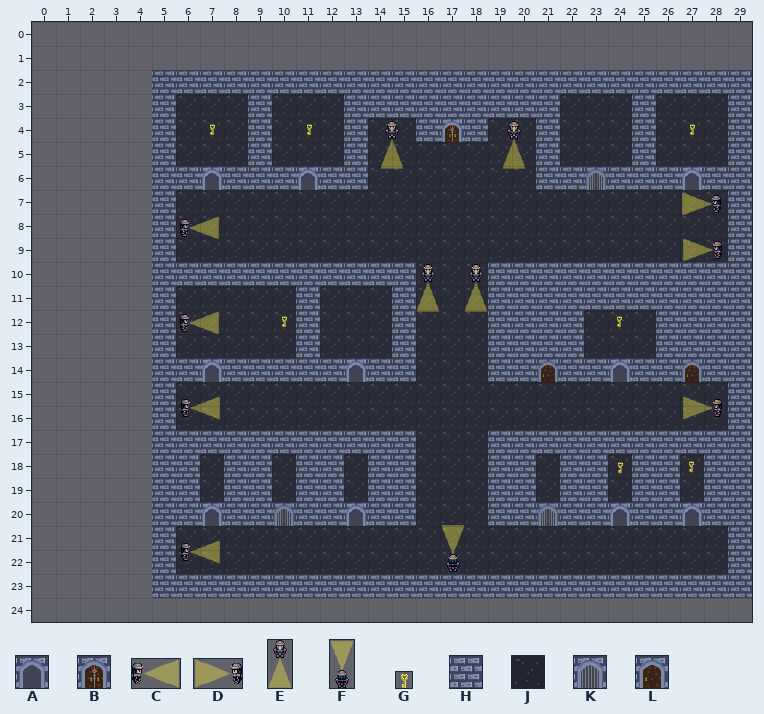
Tiled map (JSON), stored at JailBreak/assets/levels/Level2.json. Above is the file before it was changed.
Cells are 32x32 px. Shown: x 0..29, y 0..24. The old version is drawn lined up with the new one.
Key: from "door": A 0; from "exit_door": B 0; from "guardLeftRight": C 4, D 5; from "guardUpDown": E 1, F 4; from "key": G 0; from "tiles": H 0, J 1, K 2, L 3.
_ is an empty cell.
Objects are placed by their top-left corner, in cells (3,4 is the top-left corner of cell 3,4); size is 1x1 cell unless given.
Layer "GroundLayer" before, first column x 0:
 0 ______________________________
 1 ______________________________
 2 _____JJJJJJJJJJJJJJJJJJJJJJJJJ
 3 _____JJJJJJJJJJJJJJJJJJJJJJJJJ
 4 _____JJJJJJJJJJJJJJJJJJJJJJJJJ
 5 _____JJJJJJJJJJJJJJJJJJJJJJJJJ
 6 _____JJJJJJJJJJJJJJJJJJJJJJJJJ
 7 _____JJJJJJJJJJJJJJJJJJJJJJJJJ
 8 _____JJJJJJJJJJJJJJJJJJJJJJJJJ
 9 _____JJJJJJJJJJJJJJJJJJJJJJJJJ
10 _____JJJJJJJJJJJJJJJJJJJJJJJJJ
11 _____JJJJJJJJJJJJJJJJJJJJJJJJJ
12 _____JJJJJJJJJJJJJJJJJJJJJJJJJ
13 _____JJJJJJJJJJJJJJJJJJJJJJJJJ
14 _____JJJJJJJJJJJJJJJJJJJJJJJJJ
15 _____JJJJJJJJJJJJJJJJJJJJJJJJJ
16 _____JJJJJJJJJJJJJJJJJJJJJJJJJ
17 _____JJJJJJJJJJJJJJJJJJJJJJJJJ
18 _____JJJJJJJJJJJJJJJJJJJJJJJJJ
19 _____JJJJJJJJJJJJJJJJJJJJJJJJJ
20 _____JJJJJJJJJJJJJJJJJJJJJJJJJ
21 _____JJJJJJJJJJJJJJJJJJJJJJJJJ
22 _____JJJJJJJJJJJJJJJJJJJJJJJJJ
23 _____JJJJJJJJJJJJJJJJJJJJJJJJJ
24 ______________________________
Layer "WallLayer" before, first column x 0:
 0 ______________________________
 1 ______________________________
 2 _____HHHHHHHHHHHHHHHHHHHHHHHHH
 3 _____H___H___HHHHHHHHH___H___H
 4 _____H___H___H__H_H__H___H___H
 5 _____H___H___H_______H___H___H
 6 _____HH_HHH_HH_______HHKHHH_HH
 7 _____H_______________________H
 8 _____H_______________________H
 9 _____H_______________________H
10 _____HHHHHHHHHHH___HHHHHHHHHHH
11 _____H_____H___H___HHHHHHHHHHH
12 _____H_____H___H___HHHH___HHHH
13 _____H_____H___H___HHHH___HHHH
14 _____HH_HHHHH_HH___HHLHH_HHLHH
15 _____H_______________________H
16 _____H_______________________H
17 _____HHHHHHHHHHH___HHHHHHHHHHH
18 _____HH_HH_HH_HH___HH_HH_HH_HH
19 _____HH_HH_HH_HH___HH_HH_HH_HH
20 _____HH_HHKHH_HH___HHKHH_HH_HH
21 _____H_______________________H
22 _____H_______________________H
23 _____HHHHHHHHHHHHHHHHHHHHHHHHH
24 ______________________________
Objects on layer "KeyLayer" before:
G "key" at 27.2,4.2 size 0.5x0.5
G "key" at 7.3,4.2 size 0.5x0.5
G "key" at 11.3,4.2 size 0.5x0.5
G "key" at 24.2,12.2 size 0.5x0.5
G "key" at 10.2,12.2 size 0.5x0.5
G "key" at 27.2,18.3 size 0.5x0.5
G "key" at 24.2,18.3 size 0.5x0.5
Objects on layer "RightGuards" before:
C "rightGuard" at 6.2,8.1 size 1.7x1
C "rightGuard" at 6.2,12 size 1.7x1
C "rightGuard" at 6.2,15.6 size 1.7x1
C "rightGuard" at 6.2,21.6 size 1.7x1
Objects on layer "LeftGuards" before:
D "leftGuard" at 27.1,7.1 size 1.7x1
D "leftGuard" at 27.1,9 size 1.7x1
D "leftGuard" at 27.1,15.6 size 1.7x1
Objects on layer "UpGuards" before:
F "upGuard" at 17,20.9 size 1x2
Objects on layer "DownGuards" before:
E "downGuard" at 14.5,4.1 size 1x2
E "downGuard" at 19.6,4.1 size 1x2
E "downGuard" at 18,10.1 size 1x2
E "downGuard" at 16,10.1 size 1x2
Objects on layer "DoorLayer" before:
A "door" at 27,6
A "door" at 11,6
A "door" at 7,6
A "door" at 24,14
A "door" at 13,14
A "door" at 7,14
A "door" at 7,20
A "door" at 13,20
A "door" at 24,20
A "door" at 27,20
Objects on layer "ExitDoorLayer" before:
B "exitDoor" at 17,4
New version:
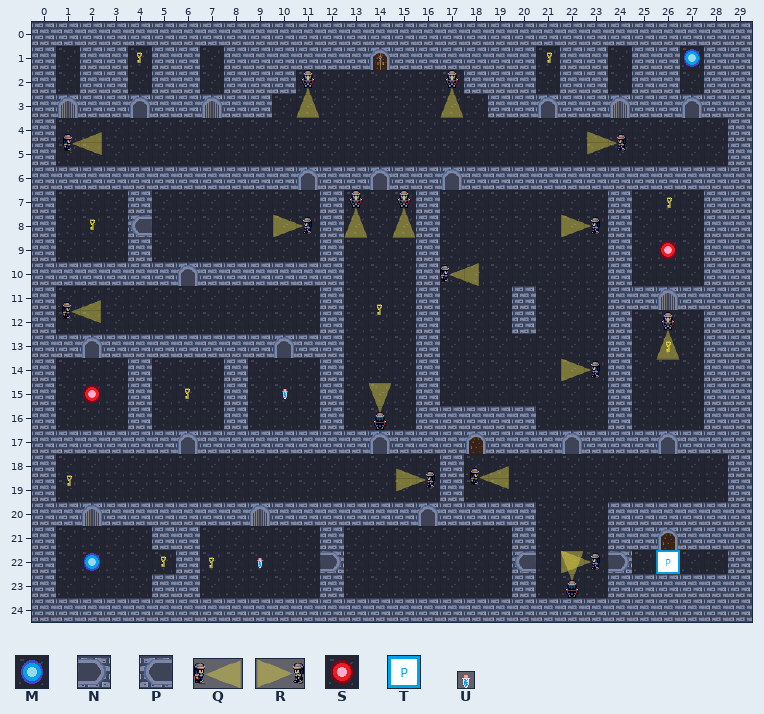
Further tiles: from "bluePortal": M 0; from "door2": N 0; from "door3": P 0; from "guardLeftRight": Q 2, R 3; from "redPortal": S 0; from "tiles": T 4; from "vial": U 0.
Diff:
map size 25x22 -> 30x25 cells (old content now starts at 5,2; both pictures use the new coordinates)
layer "GroundLayer" opacity 90% -> 100%
layer "WallLayer" opacity 90% -> 100%
Layer "GroundLayer":
y 1: x 1 _ -> J; x 4 _ -> J; x 7 _ -> J; x 14 _ -> J; x 21 _ -> J; x 24 _ -> J; x 27 _ -> J
y 2: x 1 _ -> J; x 4 _ -> J
y 3: x 4 _ -> J
y 4..5: x 1..4 ____ -> JJJJ
y 7: x 1..3 ___ -> JJJ
y 8: x 1..4 ____ -> JJJJ
y 9: x 1..3 ___ -> JJJ
y 11..12: x 1..4 ____ -> JJJJ
y 13: x 2 _ -> J
y 14..16: x 1..3 ___ -> JJJ
y 18..19: x 1..4 ____ -> JJJJ
y 21..23: x 1..4 ____ -> JJJJ
Layer "WallLayer":
y 0: x 0..29 ______________________________ -> HHHHHHHHHHHHHHHHHHHHHHHHHHHHHH
y 1: x 0 _ -> H; x 2..3 __ -> HH; x 5..6 __ -> HH; x 8..13 ______ -> HHHHHH; x 15..20 ______ -> HHHHHH; x 22..23 __ -> HH; x 25..26 __ -> HH; x 28..29 __ -> HH
y 2: x 0 _ -> H; x 2..3 __ -> HH; x 7 H -> _; x 11..17 HHHHHHH -> _______; x 21 H -> _; x 24 H -> _; x 27 H -> _
y 3: x 0..3 ____ -> HKHH; x 6..8 ___ -> HKH; x 13..18 HHHHHH -> ______; x 21..24 H___ -> _HHK; x 26 _ -> H; x 28 _ -> H
y 4: x 0 _ -> H; x 5 H -> _; x 9 H -> _; x 13 H -> _; x 16 H -> _; x 18 H -> _; x 21 H -> _; x 25 H -> _
y 5: x 0 _ -> H; x 5 H -> _; x 9 H -> _; x 13 H -> _; x 21 H -> _; x 25 H -> _
y 6: x 0..4 _____ -> HHHHH; x 7 _ -> H; x 15..16 __ -> HH; x 18..20 ___ -> HHH; x 23 K -> H; x 27 _ -> H
y 7: x 0 _ -> H; x 4..5 _H -> H_; x 12 _ -> H; x 16 _ -> H; x 24 _ -> H; x 28 _ -> H
y 8: x 0 _ -> H; x 5 H -> _; x 12 _ -> H; x 16 _ -> H; x 24 _ -> H; x 28 _ -> H
y 9: x 0 _ -> H; x 4..5 _H -> H_; x 12 _ -> H; x 16 _ -> H; x 24 _ -> H; x 28 _ -> H
y 10: x 0..4 _____ -> HHHHH; x 6 H -> _; x 13..16 HHH_ -> ___H; x 19..23 HHHHH -> _____; x 25..27 HHH -> ___
y 11: x 0 _ -> H; x 5 H -> _; x 11..12 H_ -> _H; x 15..16 H_ -> _H; x 19 H -> _; x 21..23 HHH -> ___; x 26 H -> K
y 12: x 0 _ -> H; x 5 H -> _; x 11..12 H_ -> _H; x 15..16 H_ -> _H; x 19 H -> _; x 21..22 HH -> __; x 24 _ -> H; x 26..27 HH -> __
y 13: x 0..1 __ -> HH; x 3..4 __ -> HH; x 6..9 ____ -> HHHH; x 12 _ -> H; x 15..16 H_ -> _H; x 19..22 HHHH -> ____; x 24 _ -> H; x 26..27 HH -> __
y 14: x 0 _ -> H; x 4..6 _HH -> H__; x 9..11 HHH -> ___; x 14..16 HH_ -> __H; x 19..27 HHLHH_HHL -> _____H___
y 15: x 0 _ -> H; x 4..5 _H -> H_; x 8 _ -> H; x 12 _ -> H; x 16 _ -> H; x 24 _ -> H; x 28 _ -> H
y 16: x 0 _ -> H; x 4..5 _H -> H_; x 8 _ -> H; x 12 _ -> H; x 16..20 _____ -> HHHHH; x 24 _ -> H; x 28 _ -> H
y 17: x 0..4 _____ -> HHHHH; x 6 H -> _; x 14 H -> _; x 16..18 ___ -> HHL; x 22 H -> _; x 26 H -> _
y 18..19: x 0 _ -> H; x 5..6 HH -> __; x 8..9 HH -> __; x 11..12 HH -> __; x 14..15 HH -> __; x 17 _ -> H; x 19..20 HH -> __; x 22..23 HH -> __; x 25..26 HH -> __; x 28 H -> _
y 20: x 0..4 _____ -> HHKHH; x 7 _ -> H; x 9..10 HK -> KH; x 13 _ -> H; x 17..18 __ -> HH; x 21..24 KHH_ -> ___H; x 27 _ -> H
y 21: x 0 _ -> H; x 6 _ -> H; x 12 _ -> H; x 20 _ -> H; x 24..28 _____ -> HHLHH
y 22: x 0 _ -> H; x 5..6 H_ -> _H
y 23: x 0 _ -> H; x 7..11 HHHHH -> _____; x 13..19 HHHHHHH -> _______; x 21..23 HHH -> ___
y 24: x 0..29 ______________________________ -> HHHHHHHHHHHHHHHHHHHHHHHHHHHHHH
Layer "KeyLayer":
changed: G "key" at 27.2,18.3 size 0.5x0.5 -> G "key" at 14.2,11.7 size 0.5x0.5
added: G "key" at 4.2,1.2 size 0.5x0.5
added: G "key" at 21.3,1.2 size 0.5x0.5
added: G "key" at 26.3,7.3 size 0.5x0.5
added: G "key" at 2.2,8.2 size 0.5x0.5
added: G "key" at 26.2,13.2 size 0.5x0.5
added: G "key" at 6.2,15.2 size 0.5x0.5
added: G "key" at 1.3,18.8 size 0.5x0.5
added: G "key" at 5.2,22.2 size 0.5x0.5
added: G "key" at 7.2,22.3 size 0.5x0.5
removed: G "key" at 27.2,4.2 size 0.5x0.5
removed: G "key" at 7.3,4.2 size 0.5x0.5
removed: G "key" at 11.3,4.2 size 0.5x0.5
removed: G "key" at 24.2,12.2 size 0.5x0.5
removed: G "key" at 10.2,12.2 size 0.5x0.5
removed: G "key" at 24.2,18.3 size 0.5x0.5
Layer "ItemLayer" (added):
added: U "vial" at 10.3,15.2 size 0.5x0.5
added: U "vial" at 9.3,22.2 size 0.5x0.5
Layer "BluePortals" (added):
added: M "bluePortal" at 27,1
added: M "bluePortal" at 2,22
Layer "RedPortals" (added):
added: S "redPortal" at 26,9
added: S "redPortal" at 2,15
Layer "RightGuards":
added: Q "rightGuard" at 1.3,4.5 size 1.7x1
added: Q "rightGuard" at 17,10 size 1.7x1
added: Q "rightGuard" at 1.2,11.5 size 1.7x1
added: Q "rightGuard" at 18.3,18.5 size 1.7x1
removed: C "rightGuard" at 6.2,8.1 size 1.7x1
removed: C "rightGuard" at 6.2,12 size 1.7x1
removed: C "rightGuard" at 6.2,15.6 size 1.7x1
removed: C "rightGuard" at 6.2,21.6 size 1.7x1
Layer "LeftGuards":
changed: D "leftGuard" at 27.1,15.6 size 1.7x1 -> R "leftGuard" at 22,8 size 1.7x1
changed: D "leftGuard" at 27.1,7.1 size 1.7x1 -> R "leftGuard" at 22,14 size 1.7x1
added: R "leftGuard" at 23.1,4.5 size 1.7x1
added: R "leftGuard" at 10,8 size 1.7x1
added: R "leftGuard" at 15.1,18.6 size 1.7x1
added: R "leftGuard" at 22,22 size 1.7x1
removed: D "leftGuard" at 27.1,9 size 1.7x1
Layer "UpGuards":
added: F "upGuard" at 14,15 size 1x2
added: F "upGuard" at 22,22 size 1x2
removed: F "upGuard" at 17,20.9 size 1x2
Layer "DownGuards":
added: E "downGuard" at 11,2 size 1x2
added: E "downGuard" at 17,2 size 1x2
added: E "downGuard" at 13,7 size 1x2
added: E "downGuard" at 15,7 size 1x2
added: E "downGuard" at 26,12.1 size 1x2
removed: E "downGuard" at 14.5,4.1 size 1x2
removed: E "downGuard" at 19.6,4.1 size 1x2
removed: E "downGuard" at 18,10.1 size 1x2
removed: E "downGuard" at 16,10.1 size 1x2
Layer "PlayerSpawn" (added):
added: T "playerSpawn" at 26,22
Layer "DoorLayer":
changed: A "door" at 13,20 -> A "door" at 16,20
added: A "door" at 21,3
added: A "door" at 4,3
added: A "door" at 27,3
added: A "door" at 14,6
added: A "door" at 17,6
added: P "door3" at 4,8
added: A "door" at 6,10
added: A "door" at 10,13
added: A "door" at 2,13
added: A "door" at 22,17
added: A "door" at 26,17
added: A "door" at 14,17
added: A "door" at 6,17
added: N "door2" at 24,22
added: P "door3" at 20,22
added: N "door2" at 12,22
removed: A "door" at 27,6
removed: A "door" at 7,6
removed: A "door" at 24,14
removed: A "door" at 13,14
removed: A "door" at 7,14
removed: A "door" at 7,20
removed: A "door" at 24,20
removed: A "door" at 27,20
Layer "ExitDoorLayer":
added: B "exitDoor" at 14,1
removed: B "exitDoor" at 17,4
